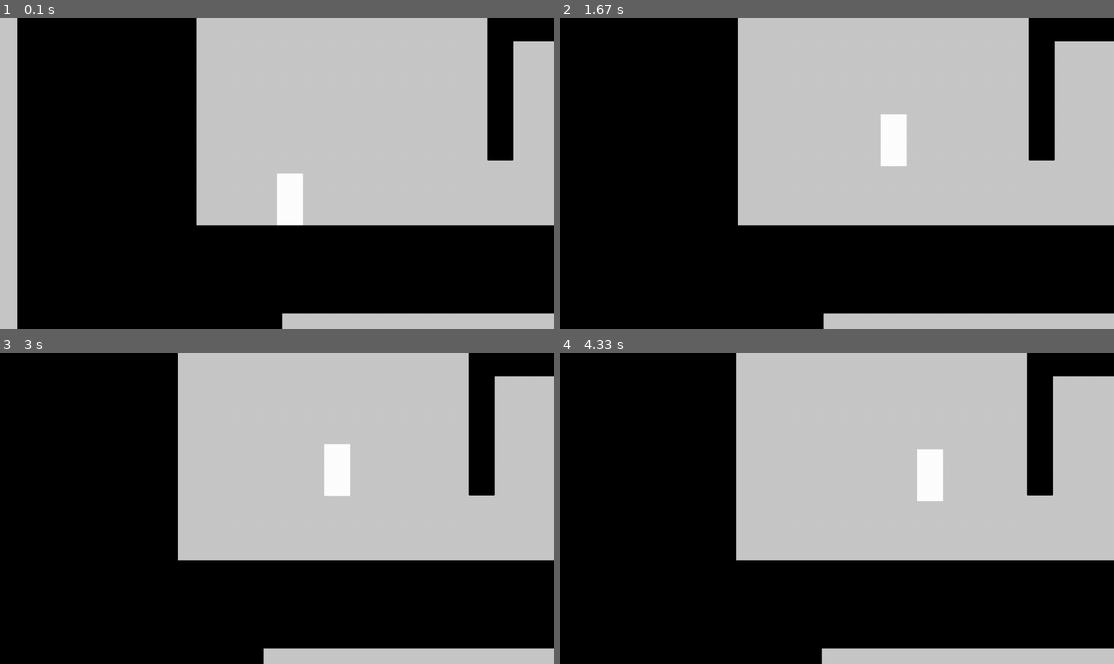
Above: before the commit, frames 1-4 (two rows, left to right).
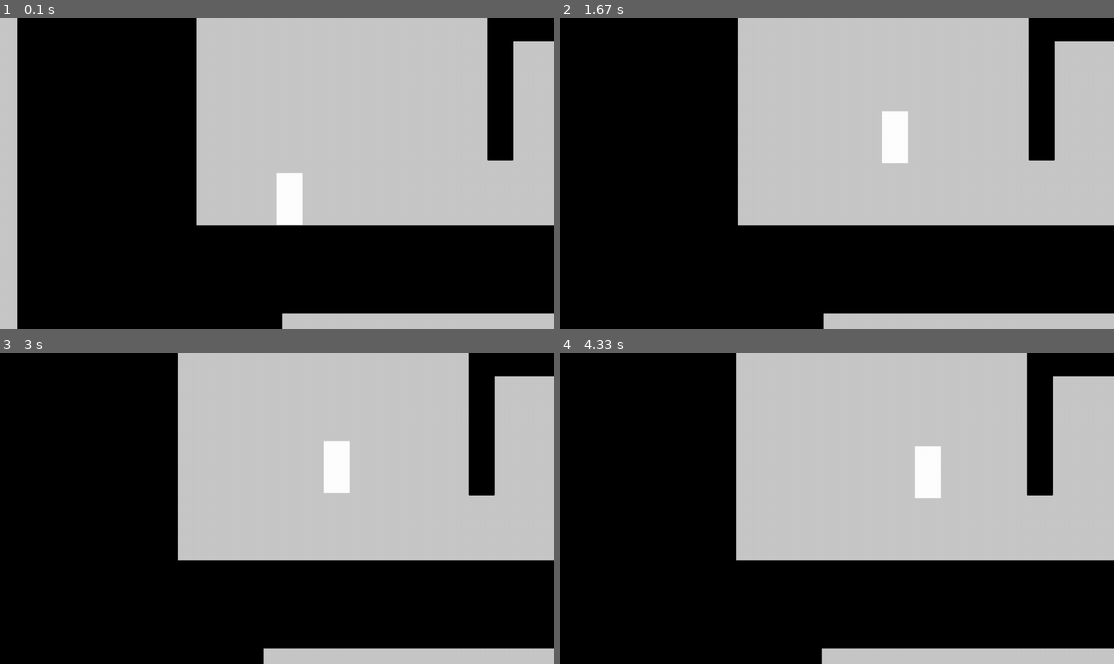
Above: after the commit, the same moments.

Repository: dast3rr/pygameproject_2DPlaformer
Game: pygame game, started from code/main.py
Same seed, same stepped clock (60 frames per second), same inputs: the game is played once before the commit and once after it.
Inputs:
- Up to frame 1 (0.1 s): no input
- Up to frame 2 (1.67 s): hold D 0.33-0.8 s; hold D 0.83-1.3 s; tap Space at 0.9, 1.2, 1.4 s; hold A from 1.33 s (still down)
- Up to frame 3 (3 s): tap Space at 1.7, 1.97, 2.27, 2.4, 2.7 s; release A at 1.87 s; hold A 1.9-2.3 s; hold D 2.33-2.97 s
- Up to frame 4 (4.33 s): hold A 3-3.47 s; tap Space at 3.07, 3.37, 3.57, 3.87, 4.07 s; hold D 3.5-3.97 s; hold D from 4 s (still down)

The runs differ from the first frame. In frame 1, less than 0.1% of the frame differs, in the area x 49-55%, y 49-67%; in frame 2, 0.2%; in frame 3, 0.1%; in frame 4, 0.2%, in the area x 64-70%, y 30-48%.

Commit message:
исправил отрисовку картинки

Diff:
--- a/code/graphics.py
+++ b/code/graphics.py
@@ -40,23 +40,20 @@
 
 # класс для горизонтальных пересечений и картинки
 class Character(pygame.sprite.Sprite):
-    def __init__(self, x, y, a, b):
+    def __init__(self, x, y, a, b, color):
         # всякие кординаты
+        self.color = color
         super().__init__(character)
         w, h = screen.get_size()
         self.a, self.b = a * N, b * N
         x *= N
         y *= N
 
-        self.image = pygame.Surface((self.a, self.b),
-                                    pygame.SRCALPHA, 32)
+        self.image = pygame.Surface([self.a, self.b])
+        self.image.fill(color)
         self.cords = (w // 2 + x, h // 2 + y, self.a, self.b)
         self.rect = pygame.Rect(w // 2 + x - 1, h // 2 + y - 1, self.a + 2, self.b + 2)
-        pygame.draw.rect(screen, 'white', self.rect)
-
-    def update(self, *args):
-        self.cords = (self.rect.x + 1, self.rect.y + 1, self.a, self.b)
-        pygame.draw.rect(screen, 'white', self.cords)
+        pygame.draw.rect(screen, self.color, self.rect)
 
     def get_hor(self):
         return pygame.sprite.spritecollideany(self, horizontal_platforms)
@@ -105,13 +102,12 @@
                     if condition:
                         self.rect.y -= fall_speed // abs(fall_speed)
                     break
-
-        self.cords = (self.rect.x + 1, self.rect.y + 1, self.a, self.b)
-        pygame.draw.rect(screen, 'white', self.cords)
-
         return jump
 
-    # возвращает соприкосновение с вертикальными или горизонтальными блоками
+
+class Enemy(Character):
+    def update(self):
+        pass
 
 
 
--- a/code/main.py
+++ b/code/main.py
@@ -12,7 +12,7 @@
         Platform(x, y + 1 / N, a, b - 2 / N, platforms, vertical_platforms)
 
     # главный герой
-    main_character = MainCharacter(0, 0, 10, 20)
+    main_character = MainCharacter(0, 0, 10, 20, 'white')
     return main_character
 
 
Binary file added: doc/всё карта.jpeg
Binary file added: doc/первая локация.jpeg
